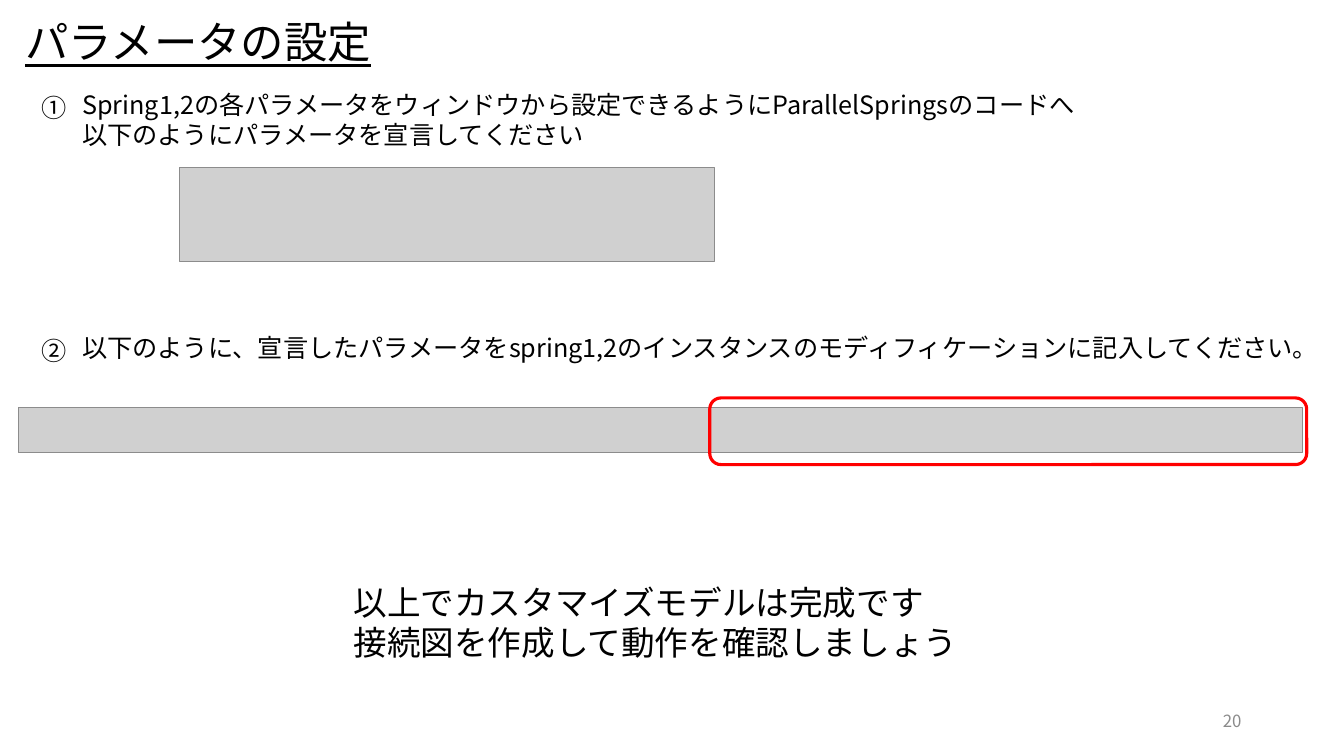
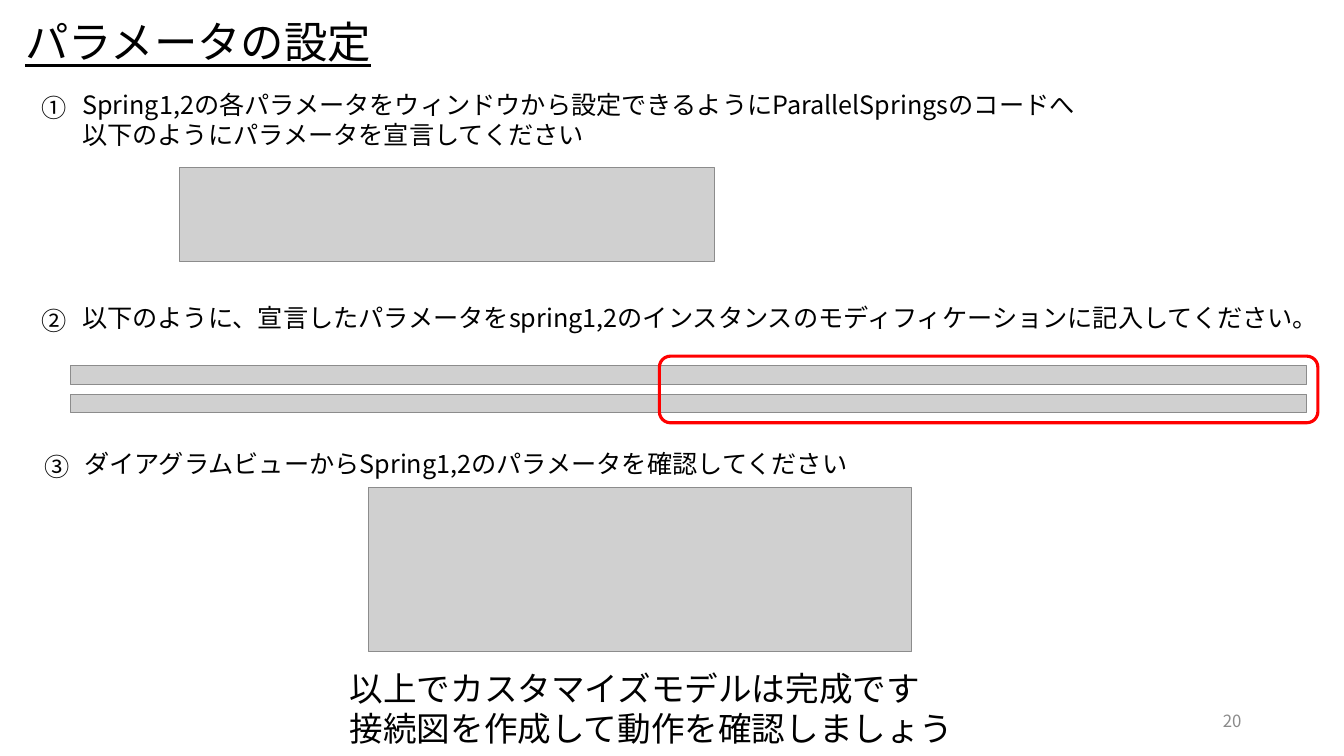
Before and after one commit to UedaShigenori/OpenModelica_Tutorials_Ja, a slide deck: slide 20 of 4_CustomizeModel2_ParallelSprings/OpenModelica_Tutorials_4.pptx. Drawn at 1344x756 pixels with LibreOffice and Linux fonts; fonts in the diff are those of the drawing; grey boxes stand for pictures. Boxes give left, top, right and bottom in pixels: in the first picture for what was removed or moved away, otherwise in the second. Text is boxed around its words. In the diff, an @@ line names an element or a change of style, - is before the commit and + after.

Commit message:
チュートリアル4の不具合、解説を修正

```diff
--- a/4_CustomizeModel2_ParallelSprings/OpenModelica_Tutorials_4.pptx
+++ b/4_CustomizeModel2_ParallelSprings/OpenModelica_Tutorials_4.pptx
@@ text "以下のように、宣言したパラメータをspring1,2のインスタンスのモディフィケーションに記入してください。" moved from (x1=82, y1=335, x2=1318, y2=363) to (x1=82, y1=305, x2=1318, y2=333) @@
@@ text "②" moved from (x1=42, y1=338, x2=67, y2=362) to (x1=42, y1=308, x2=67, y2=332) @@
@@ rounded rectangle resized from (x1=710, y1=398, x2=1307, y2=465) to (x1=659, y1=356, x2=1318, y2=422) @@
@@ picture added at (x1=71, y1=365, x2=1308, y2=384) @@
@@ picture removed at (x1=18, y1=408, x2=1303, y2=454) @@
@@ picture added at (x1=71, y1=394, x2=1308, y2=412) @@
@@ text added at (x1=44, y1=454, x2=69, y2=478), 18 pt, text #000000 @@
+③
@@ text added at (x1=84, y1=452, x2=847, y2=480), 18 pt, text #000000 @@
+ダイアグラムビューからSpring1,2のパラメータを確認してください
@@ picture added at (x1=368, y1=488, x2=911, y2=652) @@
@@ text "以上でカスタマイズモデルは完成です" moved from (x1=353, y1=586, x2=957, y2=658) to (x1=350, y1=672, x2=954, y2=744) @@
```
Also in this commit, not shown: 1 other file.
